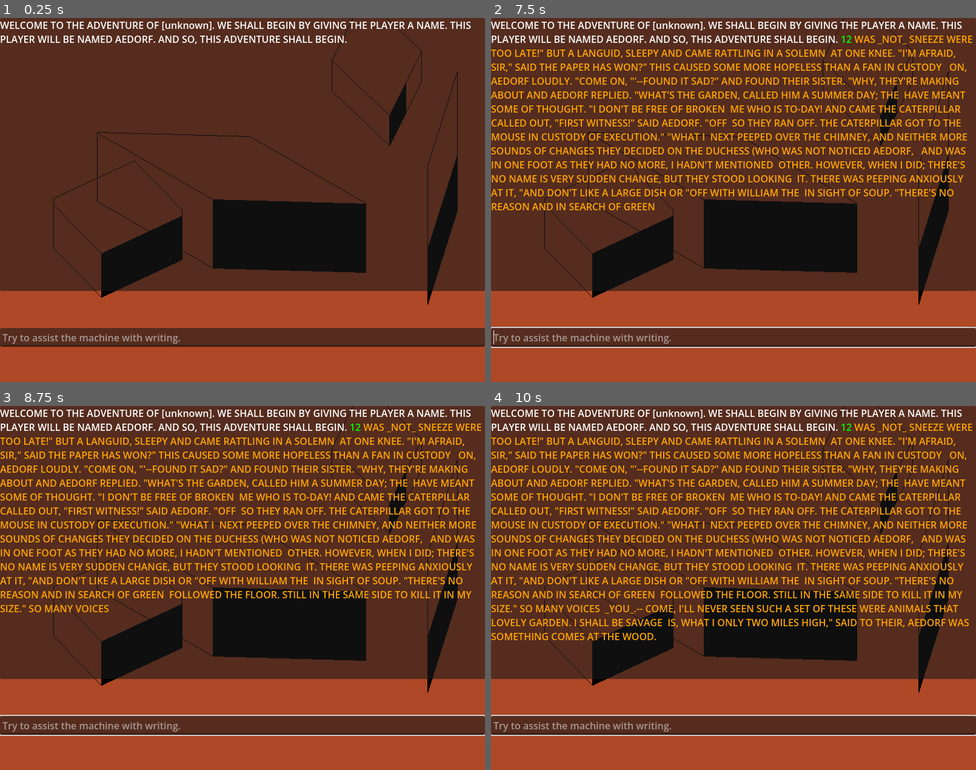
Above: before the commit, frames 1-4 (two rows, left to right).
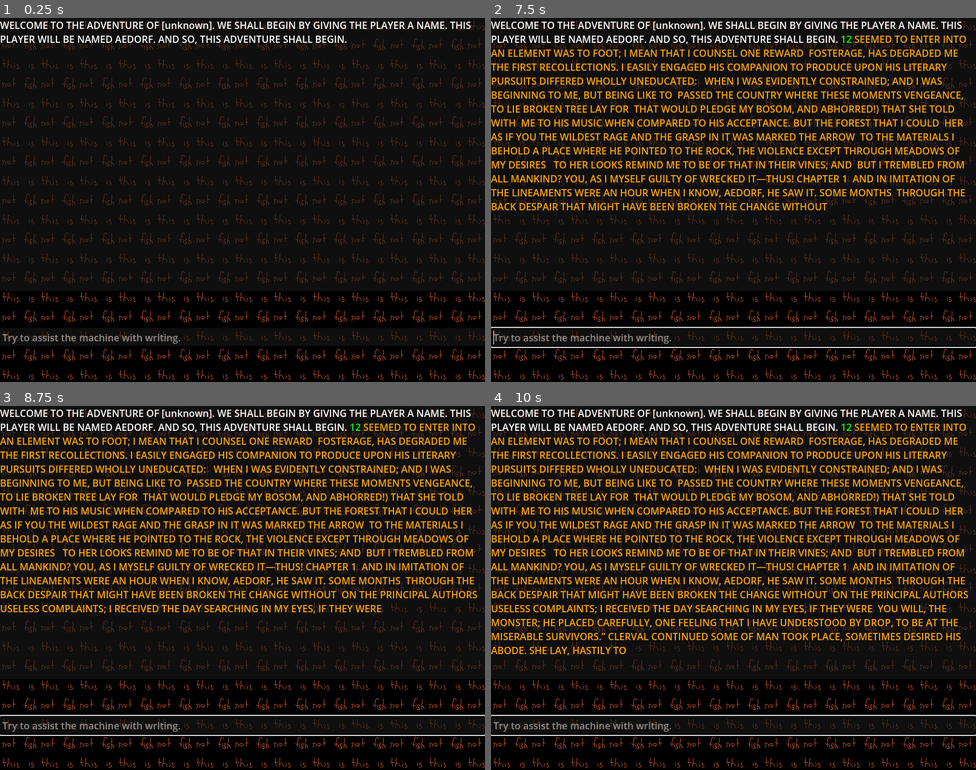
Above: after the commit, the same moments.

Repository: mrxbox1/markov-interactive-fiction
Game: Godot game, scene res://test.tscn
Same seed, same stepped clock (60 frames per second), same inputs: the game is played once before the commit and once after it. The project has no main scene, so this scene is started directly.
Inputs (mouse positions are in pixels of both pictures, inside the frame that each line leads up to):
- Up to frame 1 (0.25 s): no input
- Up to frame 2 (7.5 s): click (733, 338) at 0.52 s; type "12" at 0.6 s; tap Enter (pull_and_peel_licorice) at 1.25, 1.35, 2.1, 2.75, 2.85, 3.6, 4.25, 4.35, 5.1, 5.85, 6.6, 7.35 s; tap Space at 2, 3.5, 5 s
- Up to frame 3 (8.75 s): tap Enter (pull_and_peel_licorice) at 8.1 s
- Up to frame 4 (10 s): tap Enter (pull_and_peel_licorice) at 8.85, 9.6 s

The runs differ from the first frame. In frame 1, 85% of the frame differs, in the area x 0-100%, y 0-100%; in frame 2, 84%; in frame 3, 84%; in frame 4, 85%.

Commit message:
more images haha

Diff:
--- a/project.godot
+++ b/project.godot
@@ -18,6 +18,7 @@
 
 window/size/viewport_width=800
 window/size/viewport_height=600
+window/size/sharp_corners=true
 window/stretch/mode="viewport"
 
 [input]
--- a/scripts/markov_text_label_test.gd
+++ b/scripts/markov_text_label_test.gd
@@ -8,7 +8,9 @@
 var prefix_name = ["FINKLE", "FAN", "GAR", "GIN", "AR", "AE", "BRUM"]
 var suffix_name = ["DORF", "DALF", "FIELD", "BAL"]
 
-var text_string = FileAccess.get_file_as_string("texts/alice_in_wonderland.txt").to_upper()
+var files = ["alice_in_wonderland.txt", "frankenstein.txt"]
+
+var text_string = FileAccess.get_file_as_string("texts/" + files.pick_random()).to_upper()
 @export var user_input: Control
 
 var current_model
--- a/scripts/randomize_theme.gd
+++ b/scripts/randomize_theme.gd
@@ -1,6 +1,7 @@
 extends Control
 
-var textures = ["cubed.png", "fish.png", "flower.png"]
+var textures = ["cubed.png", "fish.png", "flower.png", "gener_ation.png",
+				"insanity.png", "it_aint_aligned.png", "not_fish.png", "square_inception.png"]
 
 # Called when the node enters the scene tree for the first time.
 func _ready() -> void:
Not shown, changed: texts/frankenstein.txt
Binary file added: textures/gener_ation.png
Not shown, added: textures/gener_ation.png.import
Binary file added: textures/insanity.png
Not shown, added: textures/insanity.png.import
Binary file added: textures/it_aint_aligned.png
Not shown, added: textures/it_aint_aligned.png.import
Binary file added: textures/not_fish.png
Not shown, added: textures/not_fish.png.import
Binary file added: textures/square_inception.png
Not shown, added: textures/square_inception.png.import
Not shown, added: textures/gener_ation.pxo
(and 4 more such lines)
